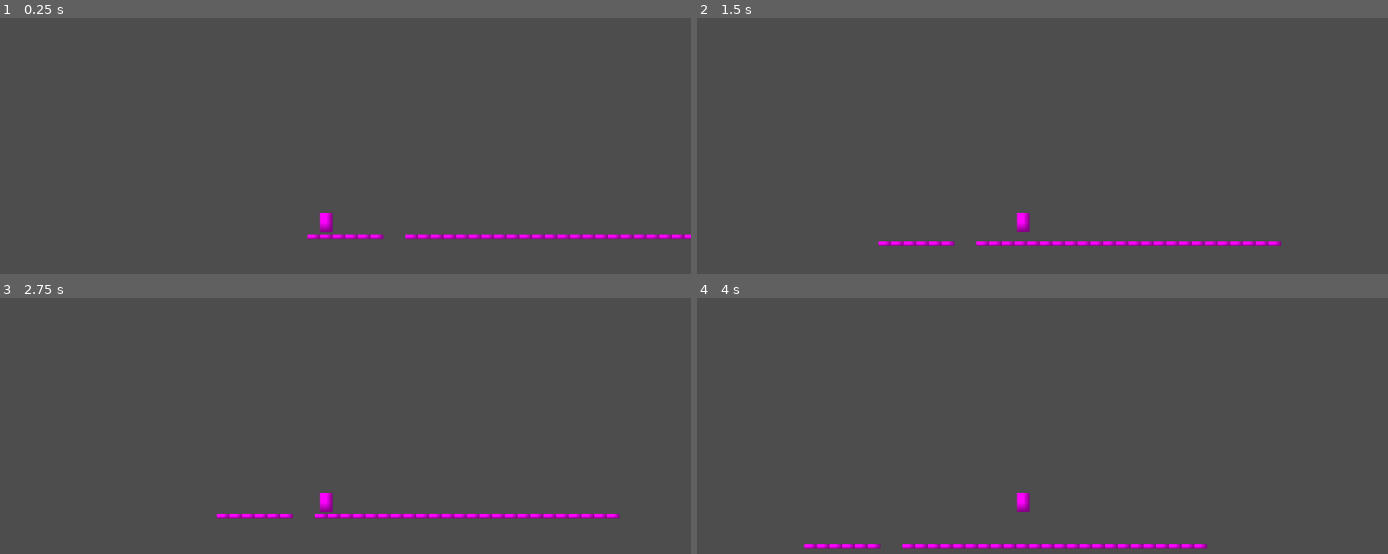
Above: before the commit, frames 1-4 (two rows, left to right).
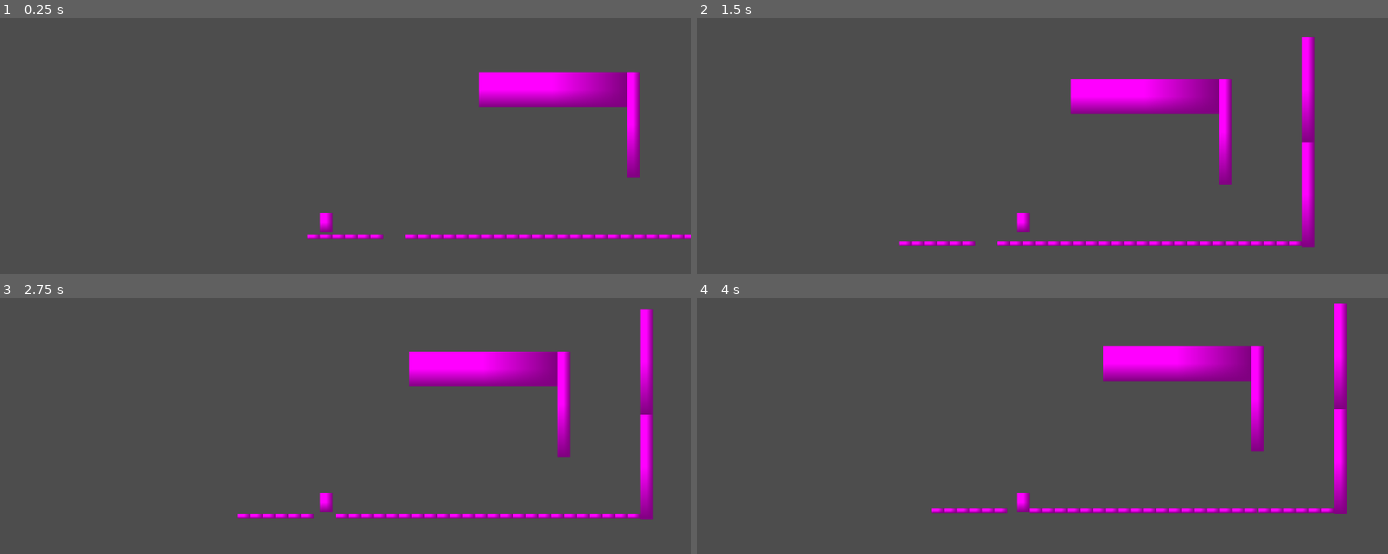
Above: after the commit, the same moments.

Repository: HzrdIRL/godot-platformer
Game: Godot game, scene res://Main.tscn
Two runs of this game, one before a commit and one after it. Both use one fixed random seed, a clock stepped at 60 frames per second and the inputs below.
Inputs:
- Up to frame 1 (0.25 s): no input
- Up to frame 2 (1.5 s): hold Shift (sprint) 0.53-1.28 s; hold D (ui_right) from 0.53 s (still down); tap Space (jump) at 0.77, 0.8, 1.07, 1.35 s
- Up to frame 3 (2.75 s): tap Space (jump) at 1.52, 1.82, 2.3 s; tap Shift (sprint) at 1.55 s; release D (ui_right) at 2.03 s; hold A (ui_left) from 2.03 s (still down); hold Shift (sprint) from 2.03 s (still down)
- Up to frame 4 (4 s): release A (ui_left) at 2.78 s; release Shift (sprint) at 2.78 s; hold D (ui_right) from 2.78 s (still down); tap Shift (sprint) at 2.85 s; tap Space (jump) at 3.02, 3.32 s; tap Enter at 3.5 s; hold Space (jump) from 3.53 s (still down)

The runs differ from the first frame. In frame 1, 3.7% of the frame differs, in the area x 69-93%, y 20-63%; in frame 2, 6.1%; in frame 3, 6.1%; in frame 4, 7.4%, in the area x 15-95%, y 2-98%.

Commit message:
add basic wall sliding

Diff:
--- a/Main.tscn
+++ b/Main.tscn
@@ -4,6 +4,22 @@
 [ext_resource type="PackedScene" uid="uid://b5egm135vj4hm" path="res://src/platform.tscn" id="2_uu6xs"]
 
 [node name="Node2D" type="Node2D"]
+
+[node name="Wall" parent="." instance=ExtResource("2_uu6xs")]
+position = Vector2(616, -58)
+scale = Vector2(1, 23.0202)
+
+[node name="Wall2" parent="." instance=ExtResource("2_uu6xs")]
+position = Vector2(485, -157)
+scale = Vector2(1, 23.0202)
+
+[node name="Wall3" parent="." instance=ExtResource("2_uu6xs")]
+position = Vector2(616, -224)
+scale = Vector2(1, 23.0202)
+
+[node name="Wall4" parent="." instance=ExtResource("2_uu6xs")]
+position = Vector2(358, -213)
+scale = Vector2(11.68, 7.612)
 
 [node name="Player" parent="." instance=ExtResource("1_glv2v")]
 position = Vector2(0, -16)
--- a/project.godot
+++ b/project.godot
@@ -14,6 +14,11 @@
 run/main_scene="uid://c7xw887xibofy"
 config/features=PackedStringArray("4.4", "Mobile")
 config/icon="res://icon.svg"
+
+[editor]
+
+version_control/plugin_name="GitPlugin"
+version_control/autoload_on_startup=true
 
 [input]
 
--- a/src/PlayerController.gd
+++ b/src/PlayerController.gd
@@ -11,6 +11,9 @@
 var _is_sprint_jumping: bool = false
 var _is_sprinting: bool = false
 var _has_landed: bool = true
+var _wall_grab_timer: float = 0.0
+var _wall_grab_limit: int = 1
+var _wall_slide_gravity: float = 200.0
 
 func _ready() -> void:
 	_jump_cancel_threshold = jump_height / 4
@@ -22,9 +25,9 @@
 		_cancel_jump()
 
 func _jump() -> void:
+	_is_sprint_jumping = true if _is_sprinting else false
 	if is_on_floor():
 		velocity.y = jump_height
-		_is_sprint_jumping = true if _is_sprinting else false
 
 func _cancel_jump():
 	if velocity.y < _jump_cancel_threshold:
@@ -40,9 +43,11 @@
 func _handle_aerial_states(delta):
 	if is_on_floor():
 		_set_landing_states()
+	elif is_on_wall_only():
+		_handle_wall_sliding(delta)
 	else:
-		_apply_gravity(delta)
-		_has_landed = false
+		_apply_gravity(delta, gravity)
+
 
 func _handle_movement(direction: float, delta: float) -> void:
 	if direction != 0:
@@ -59,9 +64,18 @@
 	if not _has_landed:
 		_has_landed = true
 		_is_sprint_jumping = false
+		_wall_grab_timer = 0.0
 
-func _apply_gravity(delta: float) -> void:
+func _handle_wall_sliding(delta):
+	if _wall_grab_timer < _wall_grab_limit and velocity.y >= 0.0:
+		_wall_grab_timer += delta
+		velocity.y = 0.0
+	else:
+		_apply_gravity(delta, _wall_slide_gravity)
+
+func _apply_gravity(delta: float, gravity: float) -> void:
 	velocity.y += gravity * delta
+	_has_landed = false
 
 func _set_sprint_state():
 	_is_sprinting = true if Input.is_action_pressed("sprint") and is_on_floor() else false
Not shown, added: addons/godot-git-plugin/git_plugin.gdextension.uid
Not shown, added: addons/godot-git-plugin/plugin.cfg
Not shown, added: Main.tscn5610646697.tmp
Not shown, added: Main.tscn5614137716.tmp
Not shown, added: addons/godot-git-plugin/LICENSE
Not shown, added: addons/godot-git-plugin/THIRDPARTY.md
Not shown, added: addons/godot-git-plugin/git_plugin.gdextension
Not shown, added: addons/godot-git-plugin/linux/libgit_plugin.linux.editor.x86_64.so
Not shown, added: addons/godot-git-plugin/macos/libgit_plugin.macos.editor.universal.dylib
Not shown, added: addons/godot-git-plugin/win64/libgit_plugin.windows.editor.x86_64.dll
Not shown, added: addons/godot-git-plugin/win64/libgit_plugin.windows.editor.x86_64.exp
Not shown, added: addons/godot-git-plugin/win64/libgit_plugin.windows.editor.x86_64.lib
(and 1 more such lines)
